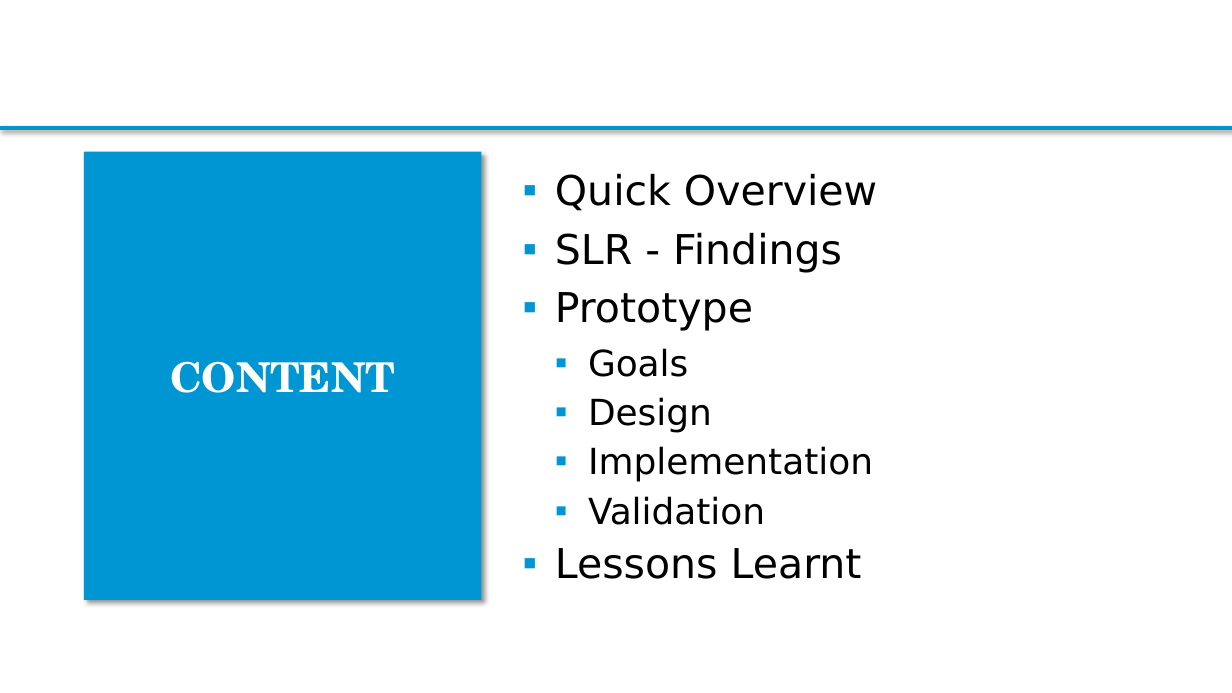
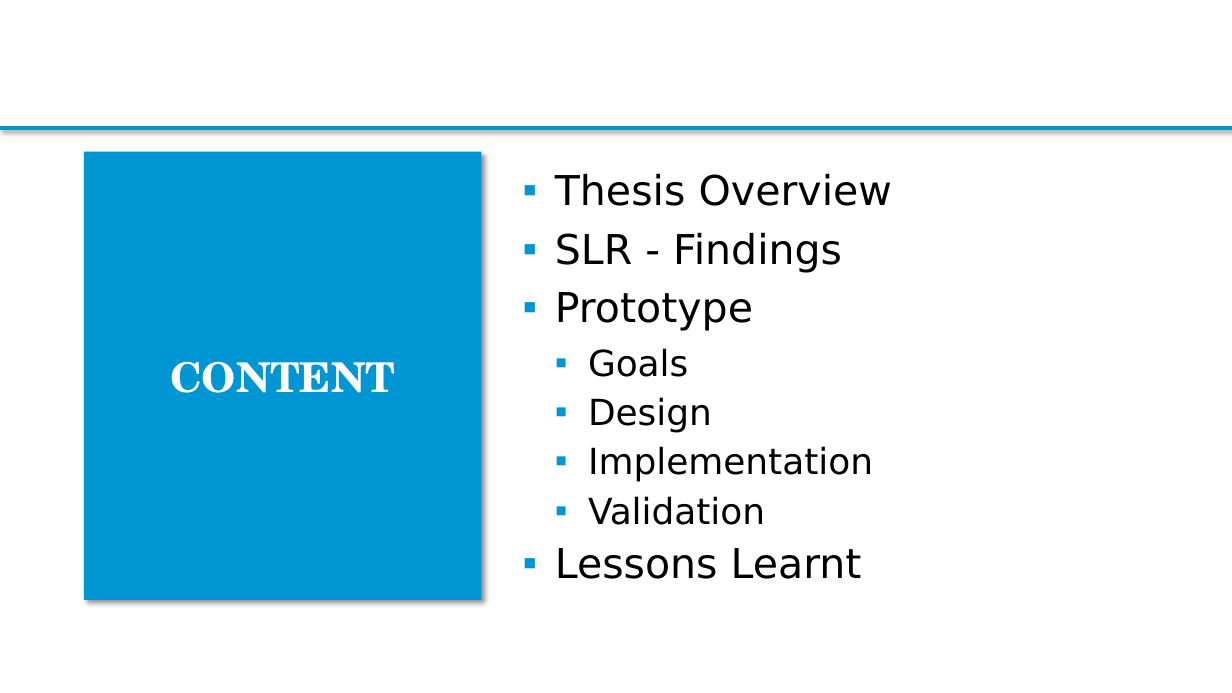
Before and after one commit to Bimi1804/BiT-ReNU, a slide deck: slide 2 of MasterThesis_Presentation2_MarkusBimassl.pptx. Drawn at 1232x693 pixels with LibreOffice and Linux fonts; fonts in the diff are those of the drawing; background and template pictures are left out. Boxes give left, top, right and bottom in pixels: in the first picture for what was removed or moved away, otherwise in the second. Text is boxed around its words. In the diff, an @@ line names an element or a change of style, - is before the commit and + after.

```diff
--- a/MasterThesis_Presentation2_MarkusBimassl.pptx
+++ b/MasterThesis_Presentation2_MarkusBimassl.pptx
@@ text at [555, 173, 892, 206]: text changed @@
-▪ Quick Overview
+▪ Thesis Overview
```
Also in this commit, not shown: 5 other slides changed, 1 other file.
